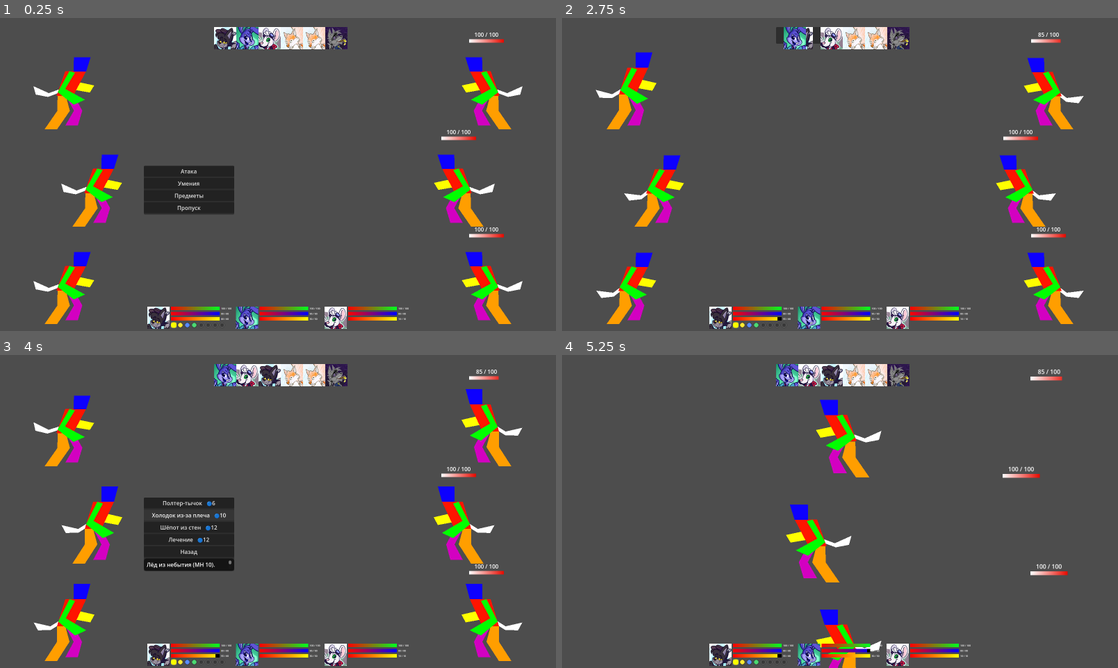
Above: before the commit, frames 1-4 (two rows, left to right).
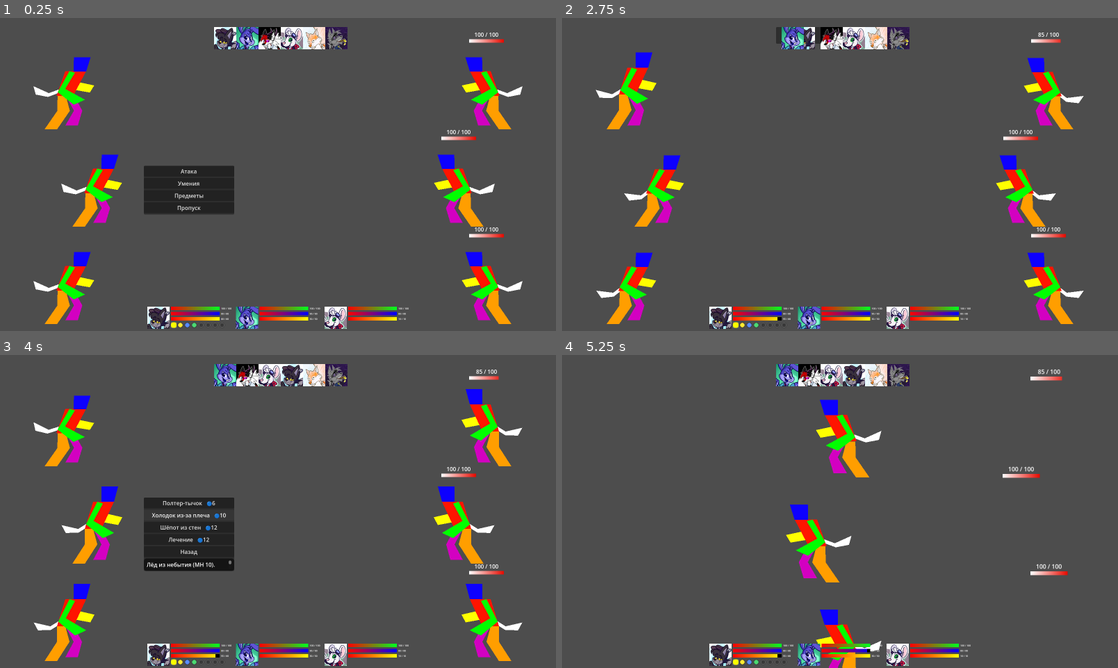
Above: after the commit, the same moments.

Repository: HellsStudios/Hell-s-workers
Game: Godot game, scene res://Scenes/Battle.tscn
Two runs of this game, one before a commit and one after it. Both use one fixed random seed, a clock stepped at 60 frames per second and the inputs below.
Inputs (mouse positions are in pixels of both pictures, inside the frame that each line leads up to):
- Up to frame 1 (0.25 s): no input
- Up to frame 2 (2.75 s): click "Атака" at 0.5 s; click "Yezt" at 1.25 s; move the mouse to (962, 158) at 2.02 s; click (962, 158) at 2.17 s
- Up to frame 3 (4 s): drag from (166, 527) to (250, 574) at 2.77 s; click "Умения" at 3.5 s
- Up to frame 4 (5.25 s): click "Полтер-тычок 🔵6" at 4.25 s; click "Clue" at 5 s

The runs differ from the first frame. In frame 1, 0.5% of the frame differs, in the area x 46-55%, y 2-10%; in frame 2, 0.8%, in the area x 39-55%, y 2-10%; in frame 3, 0.8%; in frame 4, 0.8%.

Commit message:
Add files via upload

Diff:
--- a/новый-игровой-проект/Data/enemies.json
+++ b/новый-игровой-проект/Data/enemies.json
@@ -88,6 +88,54 @@
 		  ]
 		}
 	  ]
+	},
+	"Alex": {
+  "nick": "Alex",
+  "sprite": "res://Assets/enemies/Alex.png",
+  "team": "enemy",
+  "ai_style": "cunning",
+  "max_health": 120,
+  "attack": 12,
+  "defense": 5,
+  "speed": 11,
+  "dodge_window": 0.07,
+  "block_window": 0.16,
+  "block_reduce": 0.50,
+  "skills": [
+	{
+	  "name": "Гипноз",
+	  "type": "magic",
+	  "target": "single_enemy",
+	  "effects_to_targets": [
+		{ "id": "hypnosis", "name": "Гипноз", "is_buff": false, "stun": true, "duration": 2 }
+	  ],
+	  "qte": { "steps":[{ "anim":"cast", "duration":0.8, "segments":[[0.44,0.56]] }] }
+	},
+	{
+	  "name": "Вивисекция",
+	  "type": "magic",
+	  "target": "single_enemy",
+	  "damage": 18,
+	  "accuracy": 0.95,
+	  "qte": { "steps":[{ "anim":"cast", "duration":0.7, "segments":[[0.42,0.52]] }] }
+	},
+	{
+	  "name": "Пожирание",
+	  "type": "special",
+	  "target": "single_enemy",
+	  "special": "devour",
+	  "hp_threshold": 0.5,
+	  "effects_to_self": [
+		{ "id": "sated", "name": "Сытость", "is_buff": true, "defense": 6, "regen": 5, "duration": 999 }
+	  ],
+	  "qte": { "steps":[{ "anim":"attack", "duration":0.8, "segments":[[0.40,0.55]] }] },
+
+	  "conditions": {
+		"self_not_devouring": true,
+		"self_effect_absent": "sated"
+	  }
 	}
+  ]
+}
   }
 }
--- a/новый-игровой-проект/Scripts/battle.gd
+++ b/новый-игровой-проект/Scripts/battle.gd
@@ -1,6 +1,5 @@
 extends Node2D   # или Node, если у вас без координат
 var _current_visual_order: Array[Node2D] = []  # как иконки реально стоят сейчас
-const _SLOT_W := ICON_W + ICON_GAP
 const MAX_TOTAL_ANIM := 0.30
 const MIN_STEP_DUR   := 0.05
 @export var APPROACH_X := 120.0     # насколько ЛЕВЕЕ цели становиться
@@ -32,8 +31,9 @@
 var RECALC_SPEED_EACH_ROUND := true
 const ICON_W := 48
 const ICON_GAP := 16  # было 8, сделал крупнее
+const _SLOT_W := ICON_W + ICON_GAP
 var actors: Array[Node2D] = []   # ← общий список участников
-const ICON_SCN := preload("res://scenes/turn_icon.tscn")
+const ICON_SCN := preload("res://Scenes/turn_icon.tscn")
 const PLACEHOLDER := "res://Assets/icons/characters/placeholder.png"
 var char_to_icon: Dictionary = {}  # character -> TextureRect
 var turn_queue: Array = []        # очередь ходов               <── объявили!
@@ -55,7 +55,7 @@
 @export var HB_MAX_SCALE := 1.8
 @export var AOE_CAM_ZOOM := 1.12         # мягкий зум для AoE (меньше CINE_ZOOM)
 @export var AOE_CAM_SHIFT_PX := 180.0    # сдвиг камеры вправо в пикселях экрана
-@export var ENCOUNTER_ENEMIES: Array[String] = ["Yezt","Clue","Yezt"]
+@export var ENCOUNTER_ENEMIES: Array[String] = ["Yezt","Clue","Alex"]
 
 # параметры защиты по умолчанию
 @export var DODGE_WINDOW_DEFAULT := 0.01
@@ -67,6 +67,7 @@
 @export var MAGIC_CAM_SHIFT_PX := -100.0
 
 signal battle_finished(result: String)
+var _devour_map := {}
 
 @export var SUPPORT_CAM_SHIFT_PX := 180.0   # баффы: герои ← (влево), враги → (вправо)
 
@@ -75,6 +76,28 @@
 
 var _cam_saved := { "pos": Vector2.ZERO, "zoom": Vector2.ONE, "proc": Node.PROCESS_MODE_INHERIT, "smooth": false }
 var _vp_saved_xform: Transform2D = Transform2D.IDENTITY
+
+func _is_devoured(u: Node2D) -> bool:
+	return u != null and is_instance_valid(u) and bool(u.get_meta("devoured", false))
+
+func _has_effect(u: Node2D, id: String) -> bool:
+	if u == null or not is_instance_valid(u): return false
+	if u.has_method("list_effects"):
+		for e in u.call("list_effects"):
+			if typeof(e) == TYPE_DICTIONARY and String(e.get("id","")) == id:
+				return true
+	return false
+
+func _is_action_blocked(u: Node2D) -> bool:
+	if u == null or not is_instance_valid(u): return false
+	if _is_devoured(u): return true
+	if u.has_method("list_effects"):
+		for e in u.call("list_effects"):
+			if typeof(e) != TYPE_DICTIONARY: continue
+			if bool(e.get("stun", false)): return true
+			if bool(e.get("skip_turn", false)): return true
+			if String(e.get("id","")) == "hypnosis": return true
+	return false
 
 func _apply_berit_recipe_if_any(user: Node2D, skill: Dictionary) -> Dictionary:
 	if user == null or not is_instance_valid(user):
@@ -243,7 +266,7 @@
 	var best: Node2D = null
 	var best_ratio := 999.0
 	for a in pool:
-		if not is_instance_valid(a) or a.health <= 0: continue
+		if not is_instance_valid(a) or a.health <= 0 or _is_devoured(a): continue
 		var ratio = float(a.health) / max(1, a.max_health)
 		if ratio < best_ratio:
 			best_ratio = ratio
@@ -253,7 +276,7 @@
 func _random_alive(pool: Array[Node2D]) -> Node2D:
 	var arr: Array[Node2D] = []
 	for a in pool:
-		if is_instance_valid(a) and a.health > 0:
+		if is_instance_valid(a) and a.health > 0 and not _is_devoured(a):
 			arr.append(a)
 	if arr.is_empty(): return null
 	return arr[randi() % arr.size()]
@@ -1723,21 +1746,31 @@
 	var best_idx := -1
 	var min_time := INF
 
+	# выбираем только тех, кто не «съеден»
 	for i in range(all.size()):
 		var ch = all[i]
+		if not is_instance_valid(ch): continue
+		if _is_devoured(ch): continue
 		var time_to_full = (TURN_THRESHOLD - ch.turn_meter) / max(1.0, _eff_speed(ch))
 		if time_to_full < min_time:
 			min_time = time_to_full
 			best_idx = i
 
-	# Прокручиваем время на min_time: всем добавляем прогресс
+	# если (патологично) не нашли — берём первого валидного
+	if best_idx == -1:
+		for i in range(all.size()):
+			if is_instance_valid(all[i]):
+				best_idx = i
+				min_time = (TURN_THRESHOLD - all[i].turn_meter) / max(1.0, _eff_speed(all[i]))
+				break
+
+	# прокрутка времени всем
 	for ch in all:
-		ch.turn_meter += _eff_speed(ch) * min_time
-
-	# Победитель пересёк порог — вычитаем порог (перенос переполнения)
+		if is_instance_valid(ch):
+			ch.turn_meter += _eff_speed(ch) * min_time
+
 	var actor = all[best_idx]
 	actor.turn_meter -= TURN_THRESHOLD
-
 	return actor
 
 func update_turn_queue_display():
@@ -2435,6 +2468,10 @@
 	if _battle_over:
 		return
 	var ch: Node2D = _pick_next_actor()
+	if _is_action_blocked(ch):
+		print("[TURN] ", ch.nick, " не может ходить (гипноз/стан/съеден) — пропуск.")
+		end_turn()
+		return
 
 	# тикаем эффекты этого персонажа
 	if ch != null and ch.has_method("on_turn_start"):
@@ -2489,50 +2526,47 @@
 
 	var style := _ai_style_of(enemy)
 	var cats := _ai_split_abilities(enemy)
+
+	# — СНАЧАЛА спец-умения: если условия выполняются — выполняем сразу —
+	var special_pick = _ai_try_special(enemy)
+	if special_pick != null:
+		return special_pick
+
+	# — БАЗОВЫЕ ВЕСА —
 	var W := _ai_base_weights(style)
 
-	# — ситуативные поправки —
-	# 4.1 heal: если у кого-то мало HP — усиливаем
+	# ситуативные поправки
 	var ally_pool: Array[Node2D] = enemies
 	var low_ally := _ally_lowest_hp(ally_pool)
 	if low_ally != null:
 		var ratio = float(low_ally.health) / max(1, low_ally.max_health)
-		if ratio <= 0.40 and cats["heal"].size() > 0:
-			W["heal"] *= 2.0
-		elif ratio <= 0.65 and cats["heal"].size() > 0:
-			W["heal"] *= 1.4
-
-	# 4.2 self-buff: нужен ли прямо сейчас?
+		if ratio <= 0.40 and cats["heal"].size() > 0: W["heal"] *= 2.0
+		elif ratio <= 0.65 and cats["heal"].size() > 0: W["heal"] *= 1.4
+
 	if _ai_need_self_buff(enemy, cats["self_buff"]):
 		W["self_buff"] *= 1.6
 	else:
-		# если уже под баффом — снизим охоту снова баффаться
 		W["self_buff"] *= 0.35
 
-	# 4.3 «каденс» после баффа: пару ходов — больше атак
 	var lock := int(enemy.get_meta("ai_after_buff_attacks_left") if enemy.has_meta("ai_after_buff_attacks_left") else 0)
 	if lock > 0:
 		W["self_buff"] *= 0.1
 		enemy.set_meta("ai_after_buff_attacks_left", lock - 1)
 
-	# 4.4 коварный — больше single-атак и дебаффов, целимся в одного
+	# коварный — фокус на одной цели, больше дебаффов/солото-атак
 	if style == "cunning":
 		W["attack_single"] *= 1.5
 		W["debuff"] *= 1.4
 
-	# 4.5 поддержка — подбафать команду приятнее
 	if style == "support" and cats["ally_buff"].size() > 0:
 		W["ally_buff"] *= 1.4
 
-	# 4.6 если какой-то категории просто нет — обнуляем её вес
 	for key in W.keys():
 		if cats.has(key) and cats[key].size() == 0:
 			W[key] = 0.0
 
-	# Выбираем категорию по весам
 	var cat := _weighted_choice(W)
 	if cat == "":
-		# на всякий — любой доступный дамаг или вообще любое умение
 		if cats["attack_single"].size() > 0: cat = "attack_single"
 		elif cats["attack_aoe"].size() > 0: cat = "attack_aoe"
 		elif cats["debuff"].size() > 0: cat = "debuff"
@@ -2542,35 +2576,28 @@
 		else:
 			return null
 
-	var choice: Dictionary
-	# берём случайное умение внутри категории
-	var arr: Array = cats[cat]
-	choice = (arr[randi() % arr.size()]).duplicate(true)
-
-	# таргетинг
+	var choice: Dictionary = (cats[cat][randi() % cats[cat].size()]).duplicate(true)
+
+	# таргетинг без гипноза/частностей
 	match cat:
 		"heal":
-			# если single_ally — лечим самого слабого союзника
 			if String(choice.get("target","")) == "single_ally":
 				choice["target_instance"] = low_ally if low_ally != null else _random_alive(ally_pool)
 
 		"ally_buff":
 			if String(choice.get("target","")) == "single_ally":
-				# простая эвристика: бафф слабейшего по HP
 				var tgt := _ally_lowest_hp(ally_pool)
 				choice["target_instance"] = tgt if tgt != null else _random_alive(ally_pool)
 
 		"self_buff":
-			# пометим, что пару ходов будем «давать время» на атаки
 			enemy.set_meta("ai_after_buff_attacks_left", 2)
 
 		"debuff":
-			# если коварный — фокусим одну цель
 			var tgt_d: Node2D = null
 			if style == "cunning":
-					tgt_d = _ai_get_focus(enemy)
+				tgt_d = _ai_get_focus(enemy)
 			else:
-					tgt_d = _random_alive(heroes)
+				tgt_d = _random_alive(heroes)
 			if String(choice.get("target","")) == "single_enemy":
 				choice["target_instance"] = (tgt_d if tgt_d != null else _random_alive(heroes))
 
@@ -2579,7 +2606,6 @@
 			if style == "cunning":
 				tgt_a = _ai_get_focus(enemy)
 			if tgt_a == null:
-				# можно добивать самого «битого»
 				tgt_a = _ally_lowest_hp(heroes)
 			if tgt_a == null:
 				tgt_a = _random_alive(heroes)
@@ -2588,9 +2614,9 @@
 		"attack_aoe":
 			pass
 
-	# Отладка:
 	var tgt_dbg = choice.get("target_instance", null)
-	print("[AI] ", enemy.nick, " style=", style, " picked=", String(choice.get("name","<unnamed>")), " cat=", cat, " tgt=", (tgt_dbg.nick if tgt_dbg and is_instance_valid(tgt_dbg) else "(group/none)"))
+	print("[AI] ", enemy.nick, " style=", style, " picked=", String(choice.get("name","<unnamed>")),
+		" cat=", cat, " tgt=", (tgt_dbg.nick if tgt_dbg and is_instance_valid(tgt_dbg) else "(group/none)"))
 	return choice
 
 
@@ -2632,7 +2658,9 @@
 			await _cam_push_focus(tgt.global_position, CINE_ZOOM)
 
 	# — подход / позиционирование —
-	var mover: Node2D = (user.get_node_or_null("MotionRoot") as Node2D) if user.get_node_or_null("MotionRoot") != null else user
+	var mover: Node2D = user.get_node_or_null("MotionRoot") as Node2D
+	if mover == null:
+		mover = user
 	var start_pos := mover.global_position
 	var move_mode := "none"
 	if typ == "physical":
@@ -2644,11 +2672,15 @@
 	if move_mode == "single":
 		var hit_pos := _approach_point_for(user, targets[0])
 		_play_if_has(user.anim, "run")
-		await create_tween().set_trans(Tween.TRANS_SINE).set_ease(Tween.EASE_OUT).tween_property(mover, "global_position", hit_pos, 0.18).finished
+		var tw1 := create_tween().set_trans(Tween.TRANS_SINE).set_ease(Tween.EASE_OUT)
+		tw1.tween_property(mover, "global_position", hit_pos, 0.18)
+		await tw1.finished
 	elif move_mode == "aoe":
 		var aoe_focus := _aoe_focus_point()
 		_play_if_has(user.anim, "run")
-		await create_tween().set_trans(Tween.TRANS_SINE).set_ease(Tween.EASE_OUT).tween_property(mover, "global_position", aoe_focus, 0.22).finished
+		var tw2 := create_tween().set_trans(Tween.TRANS_SINE).set_ease(Tween.EASE_OUT)
+		tw2.tween_property(mover, "global_position", aoe_focus, 0.22)
+		await tw2.finished
 
 	# — QTE —
 	var qte = ability.get("qte", {})
@@ -2733,6 +2765,34 @@
 	await _cam_pop()
 	_exit_cinematic()
 
+func _devour_take(eater: Node2D, victim: Node2D, skill: Dictionary) -> void:
+	if eater == null or victim == null: return
+	if _devour_map.has(eater): return
+	if _is_devoured(victim): return
+
+	victim.set_meta("devoured", true)
+	_devour_map[eater] = victim
+
+	# спрячем и «заморозим»
+	victim.visible = false
+	victim.process_mode = Node.PROCESS_MODE_DISABLED
+
+	# бафф сытости (если задан)
+	var self_effs: Array = skill.get("effects_to_self", [])
+	if self_effs.size() > 0:
+		_apply_effects(self_effs, eater)
+
+	print("[DEVOUR] ", eater.nick, " проглотил ", victim.nick)
+
+func _devour_release_by(eater: Node2D) -> void:
+	if not _devour_map.has(eater): return
+	var v: Node2D = _devour_map[eater]
+	_devour_map.erase(eater)
+	if v != null and is_instance_valid(v):
+		v.set_meta("devoured", false)
+		v.visible = true
+		v.process_mode = Node.PROCESS_MODE_INHERIT
+		print("[DEVOUR] ", v.nick, " освобождён (пожиратель пал)")
 
 func perform_action(user: Node2D, action: Dictionary) -> void:
 	if action == null or action.size() == 0:
@@ -2741,7 +2801,86 @@
 
 	var name_dbg := String(action.get("name","<безымянное>"))
 	var target_mode := String(action.get("target",""))
-
+	var special := String(action.get("special",""))
+	if special == "devour":
+		var victim: Node2D = action.get("target_instance", null)
+		if victim == null or not is_instance_valid(victim) or _is_devoured(victim):
+			victim = _ally_lowest_hp(heroes)
+		if victim == null:
+			return
+
+		# Условия (старый + новый формат)
+		var cond: Dictionary = action.get("conditions", {})
+		var thr := float(cond.get("target_hp_ratio_max", action.get("hp_threshold", 0.5)))
+		if bool(cond.get("self_not_devouring", true)) and _devour_map.has(user):
+			print("[DEVOUR] уже держу жертву — нельзя."); return
+		var absent = cond.get("self_effect_absent", null)
+		if typeof(absent) == TYPE_STRING and _has_effect(user, String(absent)):
+			print("[DEVOUR] на себе запрещающий бафф: ", String(absent)); return
+		elif typeof(absent) == TYPE_ARRAY:
+			for eid in absent:
+				if _has_effect(user, String(eid)): print("[DEVOUR] запрещающий бафф: ", String(eid)); return
+
+		var ratio = float(victim.health)/max(1.0, float(victim.max_health))
+		if ratio > thr:
+			print("[DEVOUR] цель слишком здорова: ratio=", ratio, " thr=", thr); return
+
+		# Подбег — как в _do_melee_single (без урона)
+		var mover: Node2D = user.get_node_or_null("MotionRoot") as Node2D
+		if mover == null:
+			mover = user
+		var start_pos := mover.global_position
+		var hit_pos := _approach_point_for(user, victim)
+		_play_if_has(user.anim, "run")
+		var tw_in := create_tween().set_trans(Tween.TRANS_SINE).set_ease(Tween.EASE_OUT)
+		tw_in.tween_property(mover, "global_position", hit_pos, 0.18)
+		await tw_in.finished
+
+		# Клип «захвата»
+		var clip := "attack"
+		if user.anim != null:
+			if action.has("qte"):
+				var steps = action["qte"].get("steps", [])
+				if steps is Array and steps.size() > 0:
+					var st0 = steps[0]
+					if typeof(st0) == TYPE_DICTIONARY and user.anim.has_animation(String(st0.get("anim","attack"))):
+						clip = String(st0.get("anim","attack"))
+			elif user.anim.has_animation("skill"):
+				clip = "skill"
+		_play_if_has(user.anim, clip)
+
+		# Тайминг и защита цели (берём из qte.steps[0], если есть)
+		var dur := 0.6
+		var segs := [[0.45,0.55]]
+		if action.has("qte"):
+			var steps = action["qte"].get("steps", [])
+			if steps is Array and steps.size() > 0 and typeof(steps[0]) == TYPE_DICTIONARY:
+				dur = float(steps[0].get("duration", dur))
+				var sraw = steps[0].get("segments", segs)
+				segs = _segments_to_pairs(sraw)
+
+		var defres := await _defense_single(dur, segs, victim)
+		await _play_defense_reaction(victim, defres)
+
+		# Если защита «сбила» special — откат и конец
+		if _defense_cancels_special(defres):
+			await _wait_anim_end(user.anim, clip, 0.8)
+			var twb := create_tween().set_trans(Tween.TRANS_SINE).set_ease(Tween.EASE_IN_OUT)
+			twb.tween_property(mover, "global_position", start_pos, 0.18)
+			await twb.finished
+			_play_if_has(user.anim, "idle")
+			return
+
+		# Иначе — пожираем
+		await _wait_anim_end(user.anim, clip, 0.8)
+		_devour_take(user, victim, action)
+
+		# Возврат на позицию
+		var two := create_tween().set_trans(Tween.TRANS_SINE).set_ease(Tween.EASE_IN_OUT)
+		two.tween_property(mover, "global_position", start_pos, 0.18)
+		await two.finished
+		_play_if_has(user.anim, "idle")
+		return
 	# ───────── цели ─────────
 	var targets: Array[Node2D] = []
 
@@ -2929,6 +3068,126 @@
 	await tw.finished
 	if is_instance_valid(lab): lab.queue_free()
 
+func _ai_conditions_met(user: Node2D, target: Node2D, cond: Dictionary) -> bool:
+	if cond.is_empty():
+		return true
+
+	# 1) таргет под порогом HP
+	if cond.has("target_hp_ratio_max") and target != null and is_instance_valid(target):
+		var thr := float(cond.get("target_hp_ratio_max", 1.0))
+		var ratio = float(target.health) / max(1.0, float(target.max_health))
+		if ratio > thr:
+			return false
+
+	# 2) у «самого» нет конкретного баффа (id) — можно строку или массив строк
+	if cond.has("self_effect_absent") and user != null and is_instance_valid(user):
+		var need_absent = cond["self_effect_absent"]
+		if typeof(need_absent) == TYPE_STRING:
+			if _has_effect(user, String(need_absent)):
+				return false
+		elif typeof(need_absent) == TYPE_ARRAY:
+			for eid in need_absent:
+				if _has_effect(user, String(eid)):
+					return false
+
+	# 3) запрет, если уже держим «жертву» (универсально для пожирания)
+	if bool(cond.get("self_not_devouring", false)) and _devour_map.has(user):
+		return false
+
+	# 4) цель не «съедена»
+	if bool(cond.get("target_not_devoured", false)) and _is_devoured(target):
+		return false
+
+	return true
+
+
+func _ai_pick_target_for_special(user: Node2D, ability: Dictionary) -> Node2D:
+	var tmode := String(ability.get("target", ""))
+	var cond: Dictionary = ability.get("conditions", {})
+	if tmode == "self":
+		return user
+
+	if tmode == "single_ally":
+		var pool: Array = (enemies if String(user.team) == "enemy" else heroes)
+		return _ally_lowest_hp(pool)
+
+	if tmode == "single_enemy":
+		var pool: Array = (heroes if String(user.team) == "enemy" else enemies)
+		# если задан порог HP — выберем самого «битого» под порогом
+		if cond.has("target_hp_ratio_max"):
+			var thr := float(cond.get("target_hp_ratio_max", 1.0))
+			var best: Node2D = null
+			var best_ratio := 999.0
+			for h in pool:
+				if not is_instance_valid(h) or h.health <= 0 or _is_devoured(h): continue
+				var r = float(h.health) / max(1.0, float(h.max_health))
+				if r <= thr and r < best_ratio:
+					best_ratio = r; best = h
+			if best != null:
+				return best
+		# иначе — эвристика стиля: коварный держит фокус
+		var style := _ai_style_of(user)
+		if style == "cunning":
+			var f := _ai_get_focus(user)
+			if f != null and is_instance_valid(f) and f.health > 0 and not _is_devoured(f):
+				return f
+		# фолбэк — любой живой
+		return _random_alive(pool)
+
+
+	# групповые special обычно не нужны, но поддержим
+	if tmode == "all_enemies" or tmode == "all_allies":
+		return null  # целеуказание не требуется
+
+	return null
+
+func _defense_cancels_special(defres: Dictionary) -> bool:
+	var t := String(defres.get("type","none"))
+	var g := String(defres.get("grade","fail"))
+	if t == "dodge":
+		return g == "good" or g == "perfect"   # уклон отменяет
+	if t == "block":
+		return g == "perfect"                  # perfect-block отменяет
+	return false
+
+func _ai_try_special(enemy: Node2D) -> Variant:
+	if enemy == null or not is_instance_valid(enemy):
+		return null
+
+	var picked: Dictionary = {}
+	var best_priority := -9999
+
+	for a in enemy.abilities:
+		if typeof(a) != TYPE_DICTIONARY: continue
+		if not a.has("special"): continue
+
+		var special := String(a.get("special", ""))
+		var cond: Dictionary = a.get("conditions", {})
+
+		# devour: базовое правило — нельзя, если уже «держим»; цель под порогом
+		if special == "devour":
+			# совместимость со старым полем hp_threshold
+			if not cond.has("target_hp_ratio_max") and a.has("hp_threshold"):
+				cond["target_hp_ratio_max"] = float(a.get("hp_threshold", 0.5))
+			# если в JSON не указали явно — запретим пожирать, когда уже «живёт» жертва
+			if not cond.has("self_not_devouring"):
+				cond["self_not_devouring"] = true
+
+		var tgt := _ai_pick_target_for_special(enemy, a)
+		# если таргет не нужен (all_*), считаем, что проверка идёт по self
+		var ok := _ai_conditions_met(enemy, (tgt if tgt != null else enemy), cond)
+		if not ok:
+			continue
+
+		# можно ввести «priority» в JSON, чтобы управлять очередностью special
+		var prio := int(a.get("priority", 100))
+		if prio > best_priority:
+			best_priority = prio
+			picked = a.duplicate(true)
+			if tgt != null: picked["target_instance"] = tgt
+
+	return picked if picked.size() > 0 else null
+
 func _aoe_focus_point() -> Vector2:
 	var focus := _screen_center_world() + Vector2(AOE_CENTER_X_OFFSET, AOE_CENTER_Y_OFFSET)
 	var sumy := 0.0
@@ -2954,7 +3213,7 @@
 func _on_enemy_died(enemy: Node2D):
 	if not is_instance_valid(enemy):
 		return
-
+	_devour_release_by(enemy)
 	# 1) анимация смерти, если есть
 	if enemy.anim and enemy.anim.has_animation("die"):
 		enemy.anim.play("die")
Binary file added: новый-игровой-проект/Assets/icons/characters/Alex.png
Not shown, added: новый-игровой-проект/Assets/icons/characters/Alex.png.import
